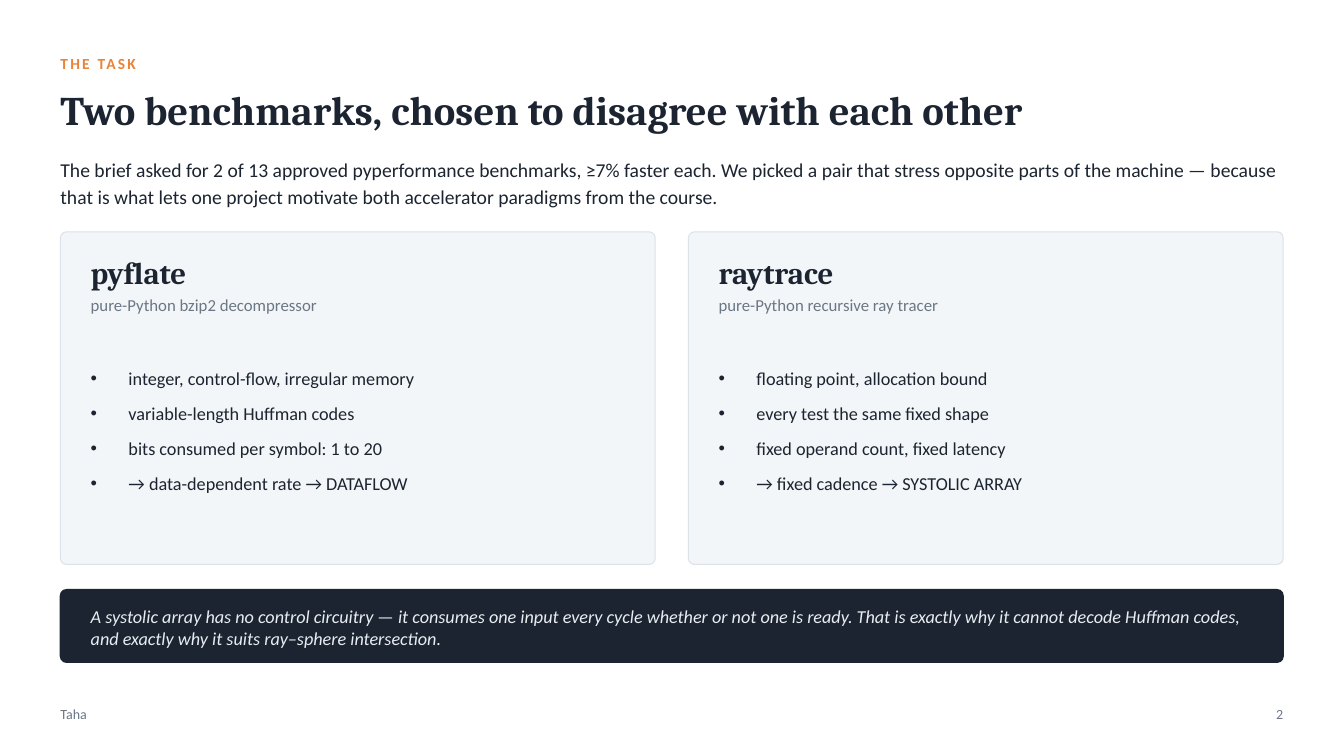
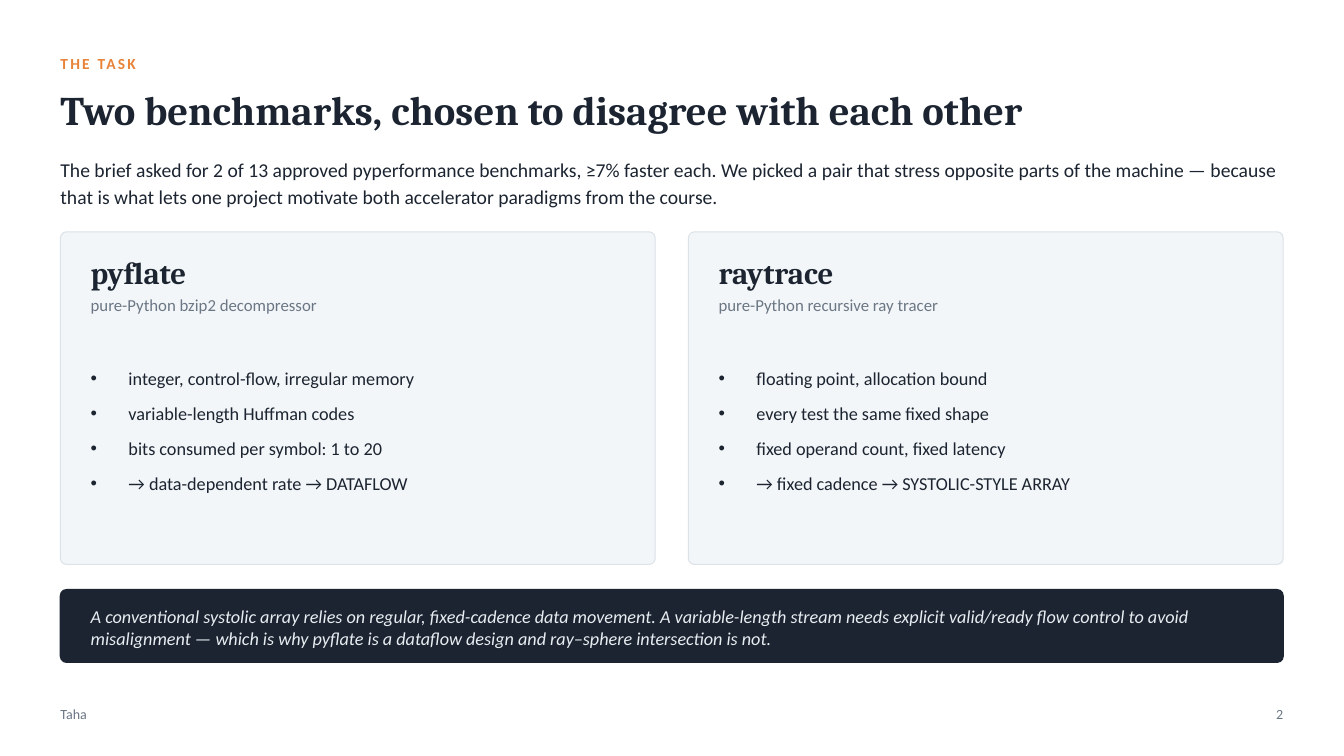
Before and after one commit to taha-tahaa/hwsw-codesign-project, a slide deck: slide 2 of presentation/HWSW_CoDesign_Final_Taha_Lana.pptx. Drawn at 1344x756 pixels with LibreOffice and Linux fonts; fonts in the diff are those of the drawing. Boxes give left, top, right and bottom in pixels: in the first picture for what was removed or moved away, otherwise in the second. Text is boxed around its words. In the diff, an @@ line names an element or a change of style, - is before the commit and + after.

```diff
--- a/presentation/HWSW_CoDesign_Final_Taha_Lana.pptx
+++ b/presentation/HWSW_CoDesign_Final_Taha_Lana.pptx
@@ text at bbox=[777, 477, 1070, 490]: text changed @@
-• → fixed cadence → SYSTOLIC ARRAY
+• → fixed cadence → SYSTOLIC-STYLE ARRAY
@@ text at bbox=[91, 610, 1188, 648]: text changed @@
-A systolic array has no control circuitry — it consumes one input every cycle whether or not one is ready. That is exactly why it cannot decode Huffman codes, and exactly why it suits ray–sphere intersection.
+A conventional systolic array relies on regular, fixed-cadence data movement. A variable-length stream needs explicit valid/ready flow control to avoid misalignment — which is why pyflate is a dataflow design and ray–sphere intersection is not.
```
Also in this commit, not shown: 20 other slides changed, 2 slides added, 4 slides removed, 2 other files.
